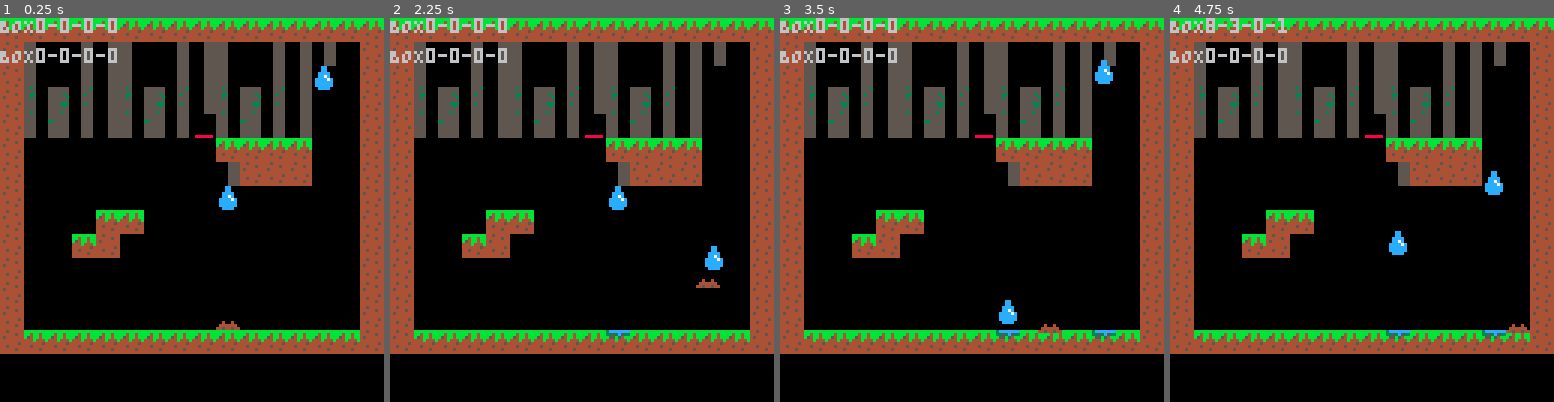
Above: before the commit, frames 1-4 (left to right).
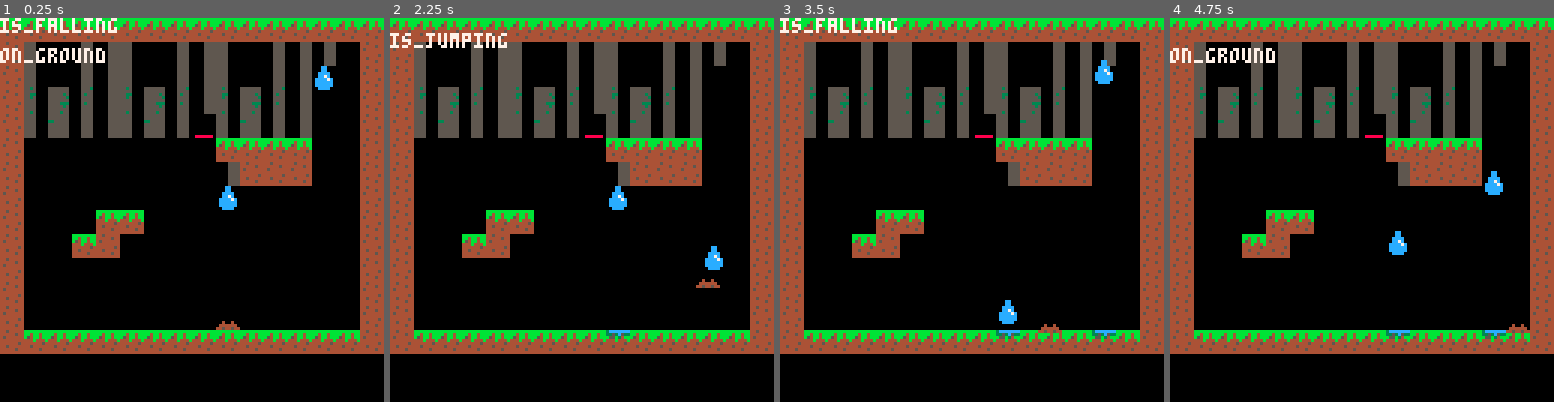
Above: after the commit, the same moments.

Repository: Mackain/ldjam45
Game: PICO-8 cartridge poopsim.p8
Same seed, same stepped clock (60 frames per second), same inputs: the game is played once before the commit and once after it.
Inputs:
- Up to frame 1 (0.25 s): no input
- Up to frame 2 (2.25 s): hold Right 1.6-2.1 s; hold Up from 2.15 s (still down)
- Up to frame 3 (3.5 s): release Up at 2.42 s; hold Right 2.47-3.03 s; hold Left from 3.08 s (still down)
- Up to frame 4 (4.75 s): release Left at 3.58 s; hold Right 4.02-4.68 s; hold Up from 4.73 s (still down)

The runs differ from the first frame. In frame 1, 1.4% of the frame differs, in the area x 0-31%, y 0-12%; in frame 2, 1.5%; in frame 3, 1.2%; in frame 4, 1.2%.

Commit message:
Add poopean flags

Diff:
--- a/poopsim.p8
+++ b/poopsim.p8
@@ -18,6 +18,7 @@
     player.jump_strenght = 0
     player.jump_time = jump_time
     player.is_jumping = false
+    player.is_falling = false
     player.on_ground = true
     player.facing = false
     player.run_frames = {64,65,66,67,68,69,70,71}
@@ -85,22 +86,39 @@
     if(btnp(2)) then
         player.y -=1
         player.force = 8
+        player.is_jumping=true
+        player.on_ground=false
         sfx(1)
     end
 
     side_col(1)
 
-    --player.corners = get_player_corners()
-
-
-    --box_col(1)
-    -- TODO do x pos FIRST otherwise Y doesnt work.
-
     player.gravity = gravity - player.force
+
+    if(player.gravity>1) then player.is_falling=true player.is_jumping=false
+    else player.is_falling=false end
+
+    --check for collision when falling
+    check_colision()
+
+    if (player.force > 0) then
+        player.force *= 0.9
+    end
+
+    for drop in all(drops) do
+        if drop.breaking == 0 then
+        move_drop(drop)
+        end
+    end
+end
+
+function check_colision()
     if(player.hitbox[1]>1 or player.hitbox[3]>1) then
         player.force=0
+        player.on_ground=true
+        player.is_jumping=false
+        player.is_falling=false
     else
-
         local predicted_y = player.y + player.gravity
         local first_y_col = -1
 
@@ -123,16 +141,6 @@
             player.y = first_y_col-1
         end
     end
-
-    if (player.force > 0) then
-        player.force *= 0.9
-    end
-
-    for drop in all(drops) do
-        if drop.breaking == 0 then
-        move_drop(drop)
-        end
-    end
 end
 
 function move_drop(drop)
@@ -207,13 +215,17 @@
 	    draw_drop(drop)
     end
 
+    if player.is_falling then print("is_falling",0,0,7) end
+    if player.is_jumping then print("is_jumping",0,5,7) end
+    if player.on_ground then print("on_ground",0,10,7) end
+
     -- print("HEALTH - " .. player.level,0,0,7)
     -- print("UL - (" .. player.corners[1].x .. "," .. player.corners[1].y .. ")")
     -- print("UR - (" .. player.corners[2].x .. "," .. player.corners[2].y .. ")")
     -- print("BL - (" .. player.corners[3].x .. "," .. player.corners[3].y .. ")")
     -- print("BR - (" .. player.corners[4].x .. "," .. player.corners[4].y .. ")")
-    print("BOX" .. player.hitbox[1] .. "-" .. player.hitbox[2] .. "-" .. player.hitbox[3] .. "-" .. player.hitbox[4])
-    print("BOX" .. player.inner_hitbox[1] .. "-" .. player.inner_hitbox[2] .. "-" .. player.inner_hitbox[3] .. "-" .. player.inner_hitbox[4],0,10)
+    -- print("BOX" .. player.hitbox[1] .. "-" .. player.hitbox[2] .. "-" .. player.hitbox[3] .. "-" .. player.hitbox[4])
+    -- print("BOX" .. player.inner_hitbox[1] .. "-" .. player.inner_hitbox[2] .. "-" .. player.inner_hitbox[3] .. "-" .. player.inner_hitbox[4],0,10)
     -- print("GLOBAL GRAVITY - " .. gravity,0,5,7)
     -- print("PLAYER GRAVITY - " .. player.gravity,0,10,7)
     -- print("PLAYER FORCE - " .. player.force,0,15,7)
